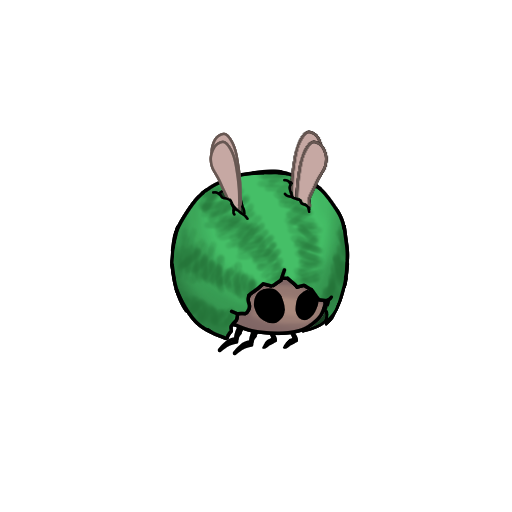
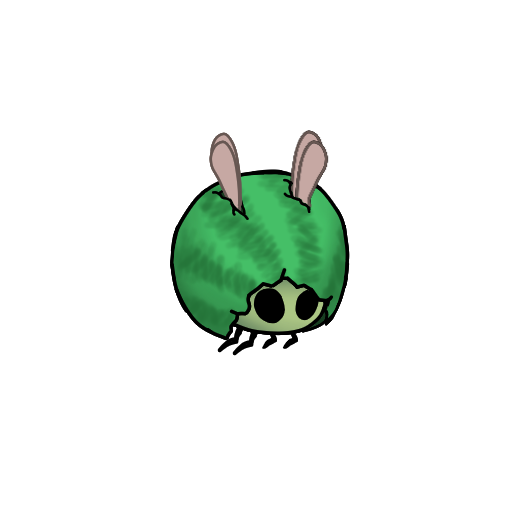
Before/after of a 512x512 layered artwork. What changed in the layer stack:
painted on "head" over [233, 280, 325, 336]
